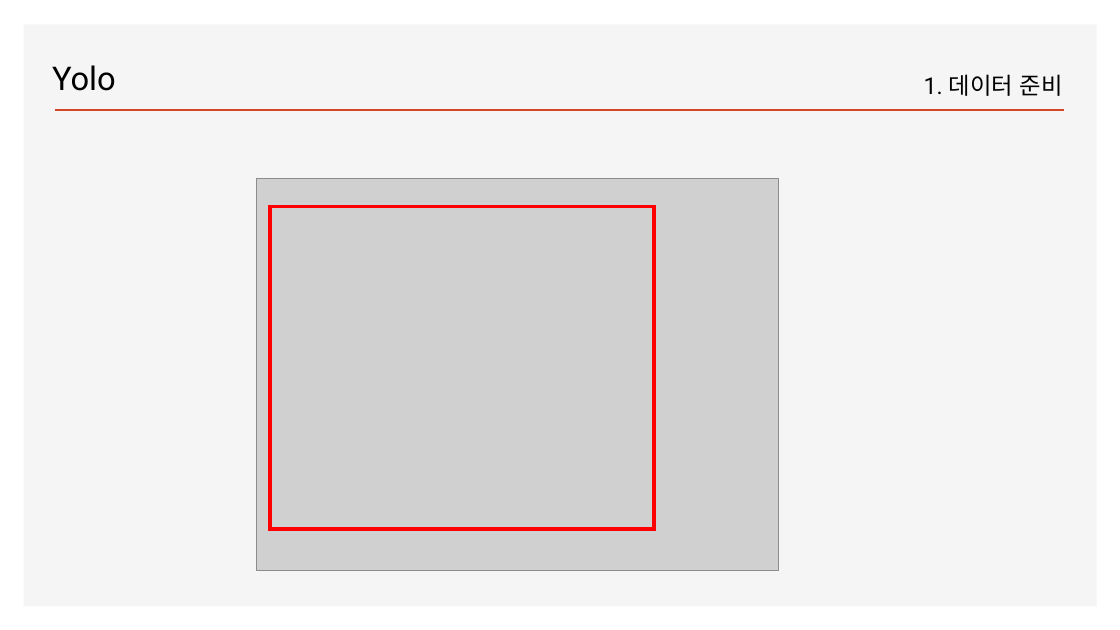
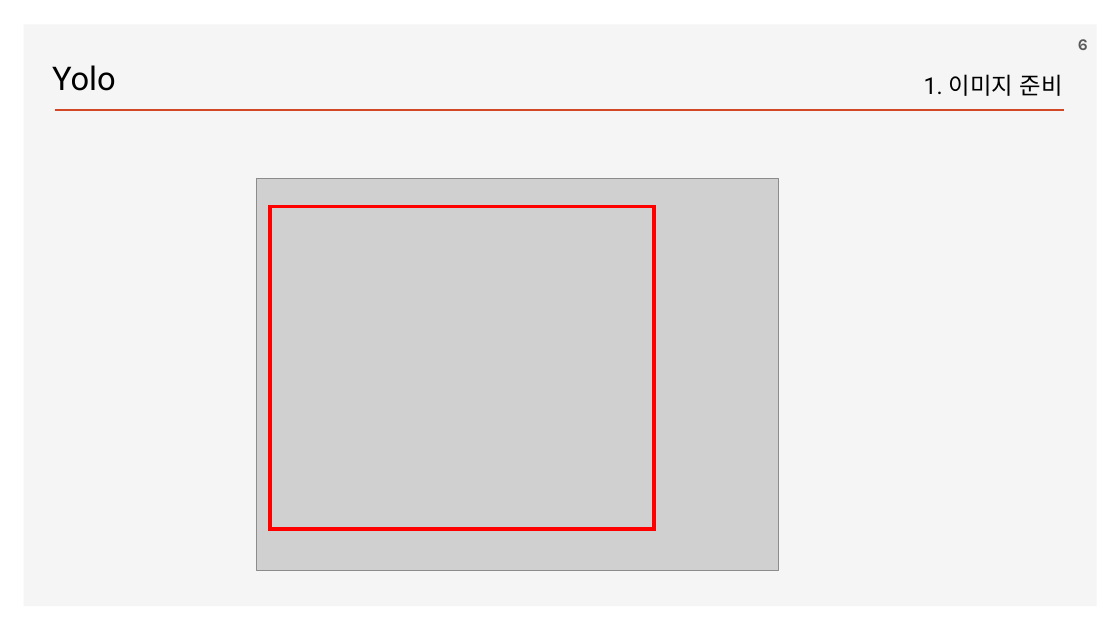
Before and after one commit to ancestor9/2026_Fall_Deep-Learning-with-Python, a slide deck: slide 6 of Chapter 12 Object detection.pptx (slide 5 before the commit). Drawn at 1120x630 pixels with LibreOffice and Linux fonts; fonts in the diff are those of the drawing; grey boxes stand for pictures; background and template pictures are left out. Boxes give left, top, right and bottom in pixels: in the first picture for what was removed or moved away, otherwise in the second. Text is boxed around its words. In the diff, an @@ line names an element or a change of style, - is before the commit and + after.

```diff
--- a/Chapter 12 Object detection.pptx
+++ b/Chapter 12 Object detection.pptx
@@ page number added at [1078, 39, 1088, 50], 14 pt, text #595959, bold @@
+6
@@ text at [924, 74, 1063, 96]: text changed @@
-1. 데이터 준비
+1. 이미지 준비
```
Also in this commit, not shown: 29 other slides changed, 3 slides added, 2 slides removed.
